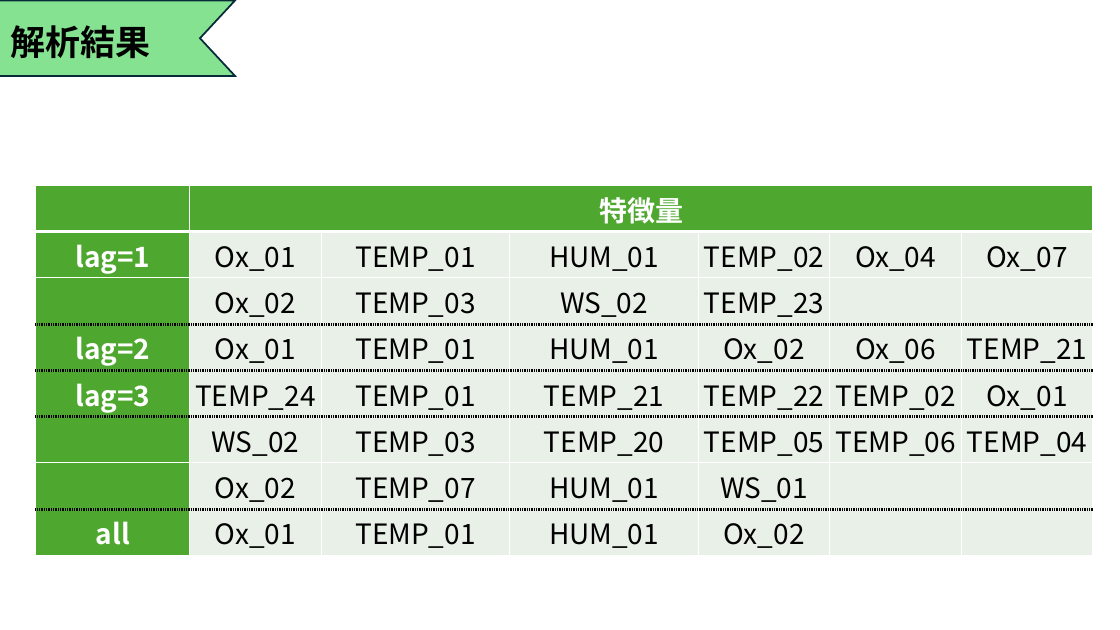
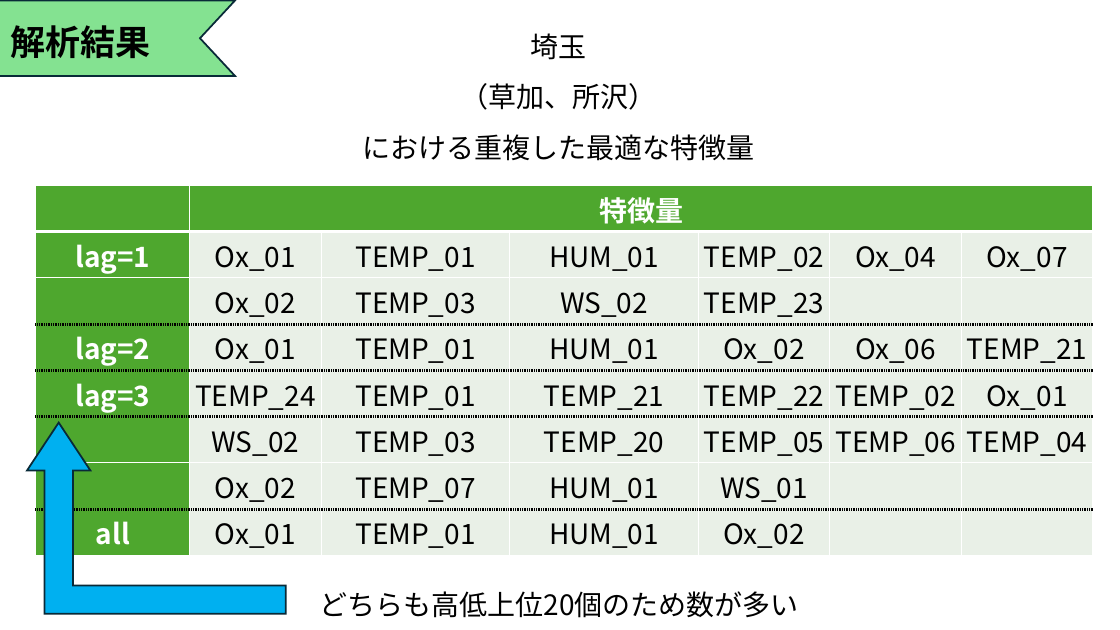
Before and after one commit to Tatsuki0623/lab, a slide deck: slide 9 of out_data/最終発表.pptx. Drawn at 1120x630 pixels with LibreOffice and Linux fonts; fonts in the diff are those of the drawing. Boxes give left, top, right and bottom in pixels: in the first picture for what was removed or moved away, otherwise in the second. Text is boxed around its words. In the diff, an @@ line names an element or a change of style, - is before the commit and + after.

```diff
--- a/out_data/最終発表.pptx
+++ b/out_data/最終発表.pptx
@@ text added at box(362, 33, 754, 161), 24 pt, text #000000 @@
+埼玉
+（草加、所沢）
+における重複した最適な特徴量
@@ bent up arrow added at box(27, 423, 286, 614), fill #00B0F0, outline #092A39 1.5 pt @@
@@ text added at box(320, 591, 799, 618), 24 pt, text #000000 @@
+どちらも高低上位20個のため数が多い
```
Also in this commit, not shown: 6 other slides changed, 2 slides added.
